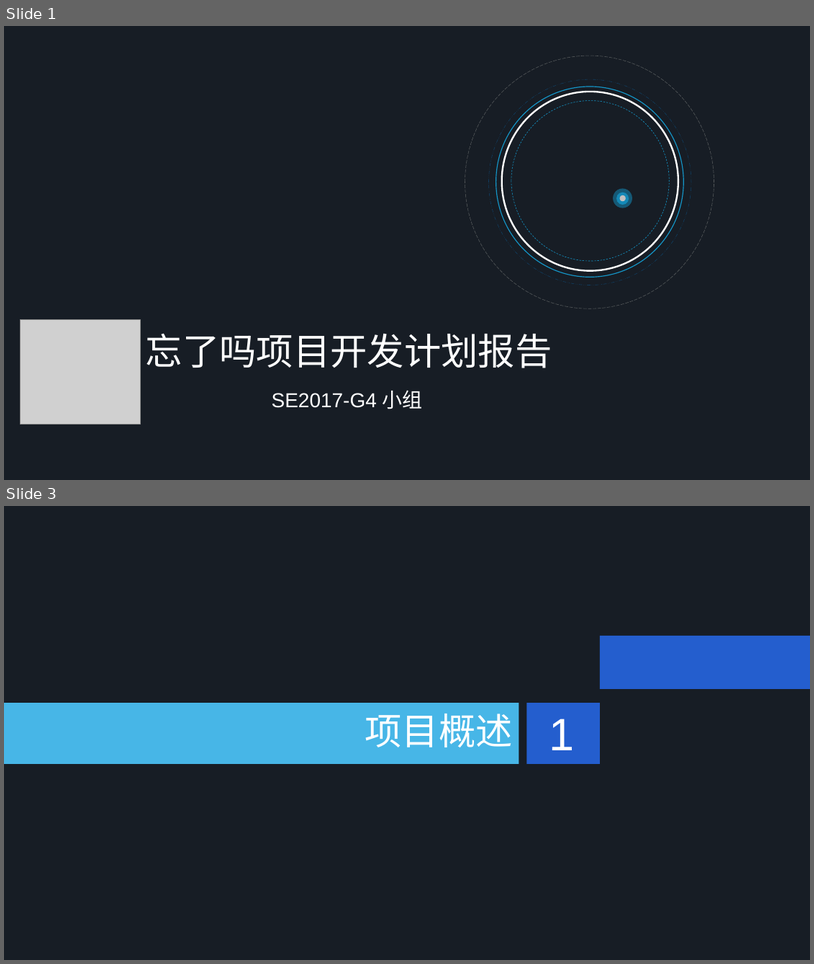
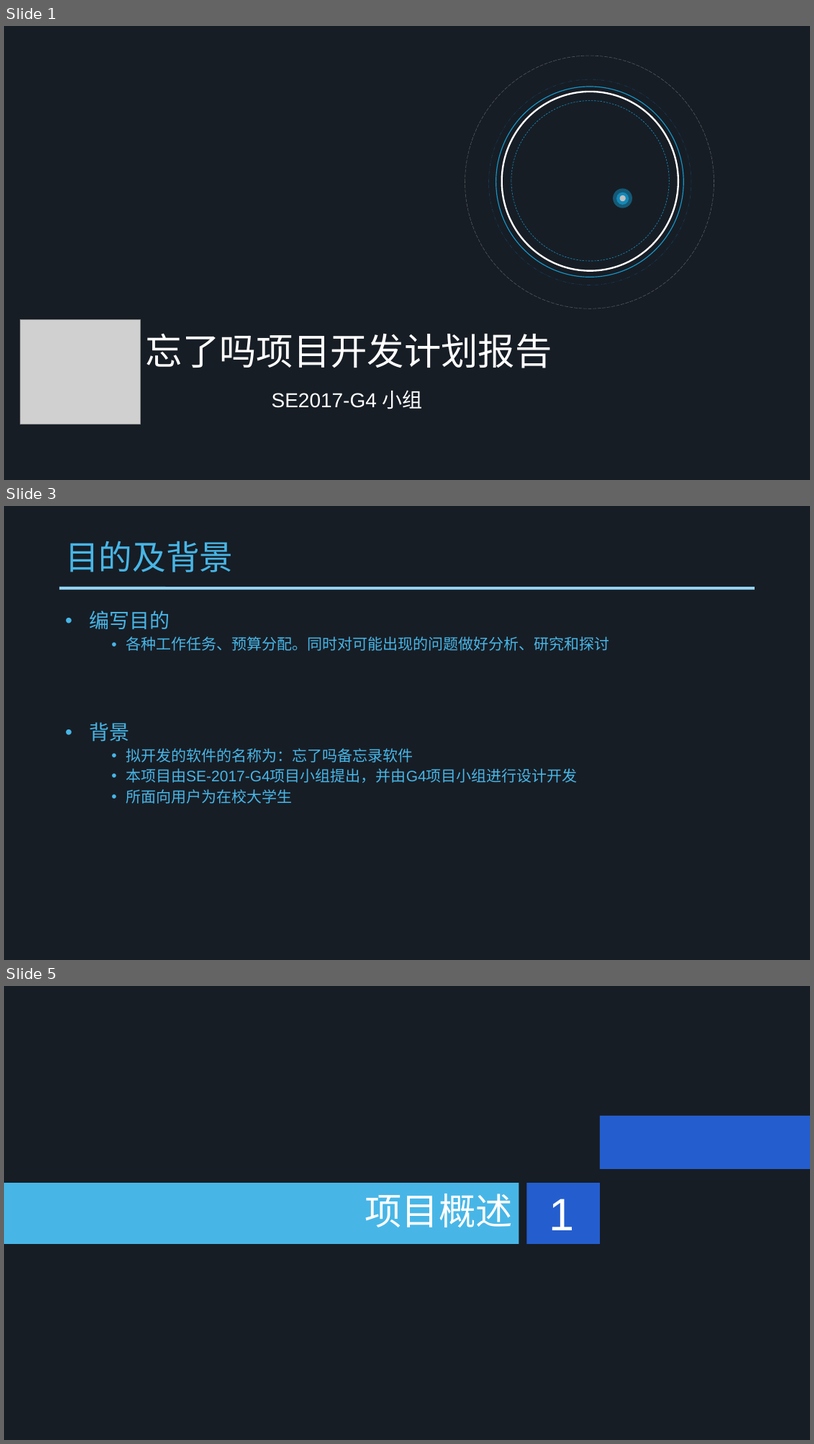
Before and after one commit to SE-2017-G4/SE-2017, a slide deck: Document/SE2017-G4 项目计划书.ppt. Shown one above the other, each under a label of ours: slides 1 and 3 before the commit, slides 1, 3 and 5 after it; the slides between them are not shown. The pictures are 814x964 and 814x1444 pixels, drawn with LibreOffice and Linux fonts; fonts in the diff are those of the drawing; grey boxes stand for pictures; background and template pictures are left out. Boxes give left, top, right and bottom in pixels: in the first picture for what was removed or moved away, otherwise in the second. Text is boxed around its words. In the diff, an @@ line names an element or a change of style, - is before the commit and + after.

Commit message:
新增需求说明书，修改项目计划，上传界面原型

```diff
--- a/Document/SE2017-G4 项目计划书.ppt
+++ b/Document/SE2017-G4 项目计划书.ppt
@@ slide 3 added at bbox=[4, 506, 810, 960], background #171D25 @@
@@ title added at bbox=[65, 541, 233, 572], 40 pt, text #47B6E7 @@
+目的及背景
@@ line added from (59, 588) to (755, 588), #91D3F1 3.49 pt @@
@@ text added at bbox=[89, 610, 610, 803], 18 pt, text #47B6E7 @@
+• 编写目的
+    • 各种工作任务、预算分配。同时对可能出现的问题做好分析、研究和探讨
+• 背景
+    • 拟开发的软件的名称为：忘了吗备忘录软件
+    • 本项目由SE-2017-G4项目小组提出，并由G4项目小组进行设计开发
+    • 所面向用户为在校大学生
@@ what was slide 3 is now slide 5 @@
```
Also in this commit, not shown: 7 slides changed, 38 other slides added, 1 slide removed, 33 other files.
